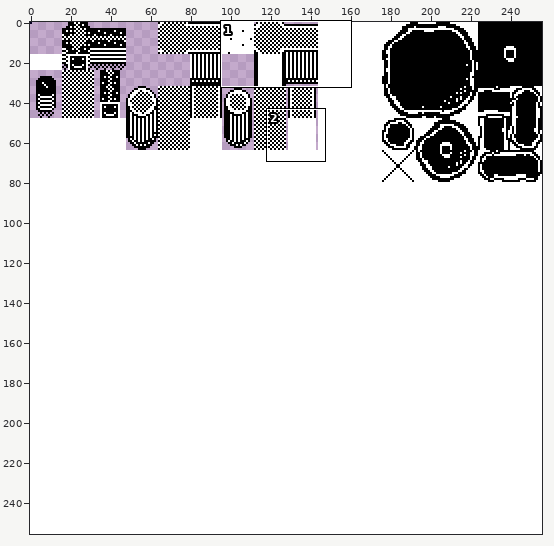
File history of a sprite sheet, Assets/Tilesets/Tileset.png. Above, an overview of the earlier version with the close-up marked.
Close-up. Earlier state:
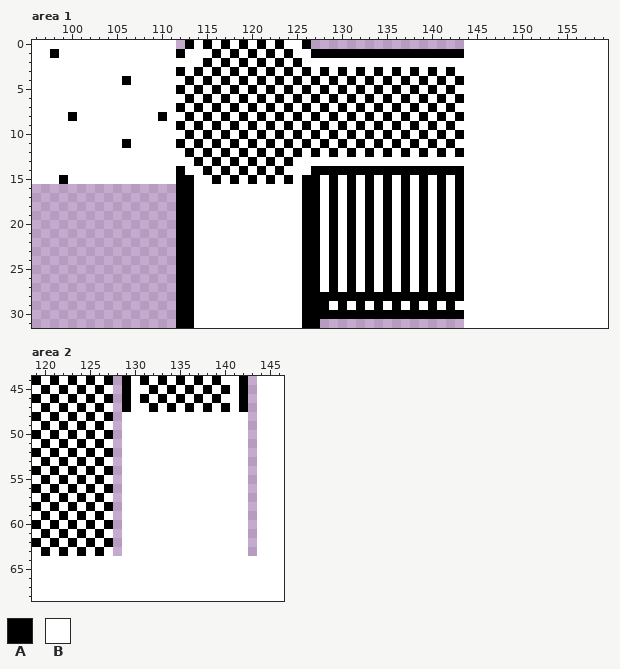
The file is 256x256 pixels. Shown: area 1: x 96..159, y 0..31; area 2: x 119..146, y 44..68. The commit also changed other parts of the picture, which this record leaves out.
Palette (. is transparent): A #000000  B #ffffff
Pixels before, area 1, first column x 96:
 0 BBBBBBBBBBBBBBBB.ABABABABABABBA.................BBBBBBBBBBBBBBBB
 1 BBABBBBBBBBBBBBBABBBABABABABABBAAAAAAAAAAAAAAAAABBBBBBBBBBBBBBBB
 2 BBBBBBBBBBBBBBBBBBBABABABABABABBBBBBBBBBBBBBBBBBBBBBBBBBBBBBBBBB
 3 BBBBBBBBBBBBBBBBABABABABABABABABABABABABABABABABBBBBBBBBBBBBBBBB
 4 BBBBBBBBBBABBBBBBABABABABABABABABABABABABABABABABBBBBBBBBBBBBBBB
 5 BBBBBBBBBBBBBBBBABABABABABABABABABABABABABABABABBBBBBBBBBBBBBBBB
 6 BBBBBBBBBBBBBBBBBABABABABABABABABABABABABABABABABBBBBBBBBBBBBBBB
 7 BBBBBBBBBBBBBBBBABABABABABABABABABABABABABABABABBBBBBBBBBBBBBBBB
 8 BBBBABBBBBBBBBABBABABABABABABABABABABABABABABABABBBBBBBBBBBBBBBB
 9 BBBBBBBBBBBBBBBBABABABABABABABABABABABABABABABABBBBBBBBBBBBBBBBB
10 BBBBBBBBBBBBBBBBBABABABABABABABABABABABABABABABABBBBBBBBBBBBBBBB
11 BBBBBBBBBBABBBBBABABABABABABABABABABABABABABABABBBBBBBBBBBBBBBBB
12 BBBBBBBBBBBBBBBBBABABABABABABABABABABABABABABABABBBBBBBBBBBBBBBB
13 BBBBBBBBBBBBBBBBBBABABABABABABBBBBBBBBBBBBBBBBBBBBBBBBBBBBBBBBBB
14 BBBBBBBBBBBBBBBBABBABABABABABBBAAAAAAAAAAAAAAAAABBBBBBBBBBBBBBBB
15 BBBABBBBBBBBBBBBAABBABABABABABAABABABABABABABABABBBBBBBBBBBBBBBB
16 ................AABBBBBBBBBBBBAABABABABABABABABABBBBBBBBBBBBBBBB
17 ................AABBBBBBBBBBBBAABABABABABABABABABBBBBBBBBBBBBBBB
18 ................AABBBBBBBBBBBBAABABABABABABABABABBBBBBBBBBBBBBBB
19 ................AABBBBBBBBBBBBAABABABABABABABABABBBBBBBBBBBBBBBB
20 ................AABBBBBBBBBBBBAABABABABABABABABABBBBBBBBBBBBBBBB
21 ................AABBBBBBBBBBBBAABABABABABABABABABBBBBBBBBBBBBBBB
22 ................AABBBBBBBBBBBBAABABABABABABABABABBBBBBBBBBBBBBBB
23 ................AABBBBBBBBBBBBAABABABABABABABABABBBBBBBBBBBBBBBB
24 ................AABBBBBBBBBBBBAABABABABABABABABABBBBBBBBBBBBBBBB
25 ................AABBBBBBBBBBBBAABABABABABABABABABBBBBBBBBBBBBBBB
26 ................AABBBBBBBBBBBBAABABABABABABABABABBBBBBBBBBBBBBBB
27 ................AABBBBBBBBBBBBAABABABABABABABABABBBBBBBBBBBBBBBB
28 ................AABBBBBBBBBBBBAAAAAAAAAAAAAAAAAABBBBBBBBBBBBBBBB
29 ................AABBBBBBBBBBBBAAABABABABABABABABBBBBBBBBBBBBBBBB
30 ................AABBBBBBBBBBBBAAAAAAAAAAAAAAAAAABBBBBBBBBBBBBBBB
31 ................AABBBBBBBBBBBBAA................BBBBBBBBBBBBBBBB
Pixels before, area 2, first column x 119:
44 ABABABABA.ABABABABABABBA.BBB
45 BABABABAB.ABBABABABABABA.BBB
46 ABABABABA.ABABABABABABBA.BBB
47 BABABABAB.ABBABABABABABA.BBB
48 ABABABABA.BBBBBBBBBBBBBB.BBB
49 BABABABAB.BBBBBBBBBBBBBB.BBB
50 ABABABABA.BBBBBBBBBBBBBB.BBB
51 BABABABAB.BBBBBBBBBBBBBB.BBB
52 ABABABABA.BBBBBBBBBBBBBB.BBB
53 BABABABAB.BBBBBBBBBBBBBB.BBB
54 ABABABABA.BBBBBBBBBBBBBB.BBB
55 BABABABAB.BBBBBBBBBBBBBB.BBB
56 ABABABABA.BBBBBBBBBBBBBB.BBB
57 BABABABAB.BBBBBBBBBBBBBB.BBB
58 ABABABABA.BBBBBBBBBBBBBB.BBB
59 BABABABAB.BBBBBBBBBBBBBB.BBB
60 ABABABABA.BBBBBBBBBBBBBB.BBB
61 BABABABAB.BBBBBBBBBBBBBB.BBB
62 ABABABABA.BBBBBBBBBBBBBB.BBB
63 BABABABAB.BBBBBBBBBBBBBB.BBB
64 BBBBBBBBBBBBBBBBBBBBBBBBBBBB
65 BBBBBBBBBBBBBBBBBBBBBBBBBBBB
66 BBBBBBBBBBBBBBBBBBBBBBBBBBBB
67 BBBBBBBBBBBBBBBBBBBBBBBBBBBB
68 BBBBBBBBBBBBBBBBBBBBBBBBBBBB
Once edited:
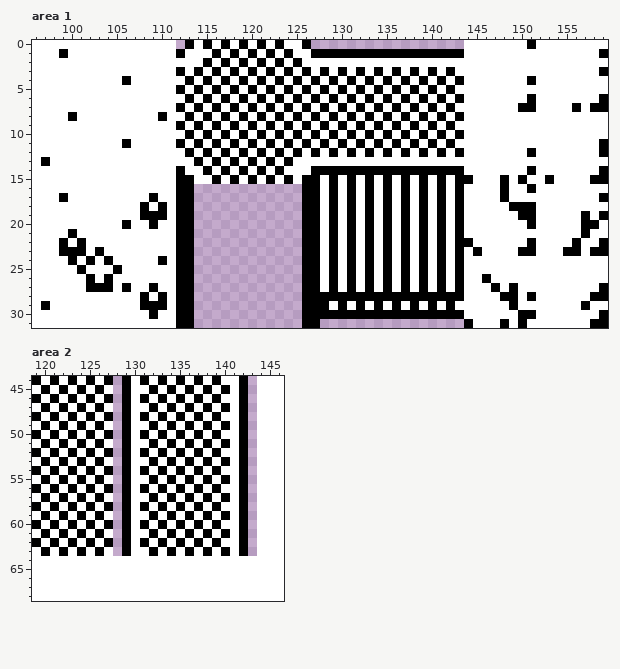
From old to new:
Area 1:
Colour A is added in row 17 at x 99 and 109; in row 18 at x 108 and 110; in row 19 at x 108 to 110; in row 20 at x 106 and 109; in row 21 at x 100; in row 22 at x 99 and 101.
Colour A is added in row 23 at x 99 to 101 and 103; in row 24 at x 100, 102, 104 and 110; in row 25 at x 101 and 105; in row 26 at x 102 and 104; in row 27 at x 102 to 104, 106 and 109; in row 28 at x 108 and 110.
Colour A is added in row 29 at x 97 and 108 to 110; in row 30 at x 109.
Colour A replaces colour B in row 0 at x 151; in row 1 at x 99 and 159; in row 3 at x 159; in row 4 at x 151; in row 6 at x 151 and 159; in row 7 at x 150 to 151, 156 and 158 to 159.
Colour A replaces colour B in row 11 at x 159; in row 12 at x 151 and 159; in row 13 at x 97; in row 14 at x 151 and 159; in row 15 at x 144, 148, 150, 153 and 158 to 159; in row 16 at x 148 and 151.
Colour A replaces colour B in row 17 at x 148 and 159; in row 18 at x 149 to 151; in row 19 at x 150 to 151, 157 and 159; in row 20 at x 151 and 157 to 158; in row 21 at x 157; in row 22 at x 144, 151, 156 and 159.
Colour A replaces colour B in row 23 at x 145, 150 to 151, 155 to 156 and 158 to 159; in row 26 at x 146; in row 27 at x 147, 149 and 159; in row 28 at x 148 to 149, 151 and 158 to 159; in row 29 at x 149 and 157; in row 30 at x 150 to 151 and 159.
Colour A replaces colour B in row 31 at x 144, 148, 150 and 158 to 159.
Colour B is added in row 16 at x 96 to 111; in row 17 at x 96 to 98, 100 to 108 and 110 to 111; in row 18 at x 96 to 107, 109 and 111; in row 19 at x 96 to 107 and 111; in row 20 at x 96 to 105, 107 to 108 and 110 to 111; in row 21 at x 96 to 99 and 101 to 111.
Colour B is added in row 22 at x 96 to 98, 100 and 102 to 111; in row 23 at x 96 to 98, 102 and 104 to 111; in row 24 at x 96 to 99, 101, 103, 105 to 109 and 111; in row 25 at x 96 to 100, 102 to 104 and 106 to 111; in row 26 at x 96 to 101, 103 and 105 to 111; in row 27 at x 96 to 101, 105, 107 to 108 and 110 to 111.
Colour B is added in row 28 at x 96 to 107, 109 and 111; in row 29 at x 96, 98 to 107 and 111; in row 30 at x 96 to 108 and 110 to 111; in row 31 at x 96 to 111.
Colour B replaces colour A in row 1 at x 98; in row 15 at x 99.
Colour B is gone in rows 16 to 31 at x 114 to 125.
Area 2:
Colour A replaces colour B in row 48 at x 129, 131, 133, 135, 137, 139 and 142; in row 49 at x 129, 132, 134, 136, 138, 140 and 142; in row 50 at x 129, 131, 133, 135, 137, 139 and 142; in row 51 at x 129, 132, 134, 136, 138, 140 and 142; in row 52 at x 129, 131, 133, 135, 137, 139 and 142; in row 53 at x 129, 132, 134, 136, 138, 140 and 142.
Colour A replaces colour B in row 54 at x 129, 131, 133, 135, 137, 139 and 142; in row 55 at x 129, 132, 134, 136, 138, 140 and 142; in row 56 at x 129, 131, 133, 135, 137, 139 and 142; in row 57 at x 129, 132, 134, 136, 138, 140 and 142; in row 58 at x 129, 131, 133, 135, 137, 139 and 142; in row 59 at x 129, 132, 134, 136, 138, 140 and 142.
Colour A replaces colour B in row 60 at x 129, 131, 133, 135, 137, 139 and 142; in row 61 at x 129, 132, 134, 136, 138, 140 and 142; in row 62 at x 129, 131, 133, 135, 137, 139 and 142; in row 63 at x 129, 132, 134, 136, 138, 140 and 142.
